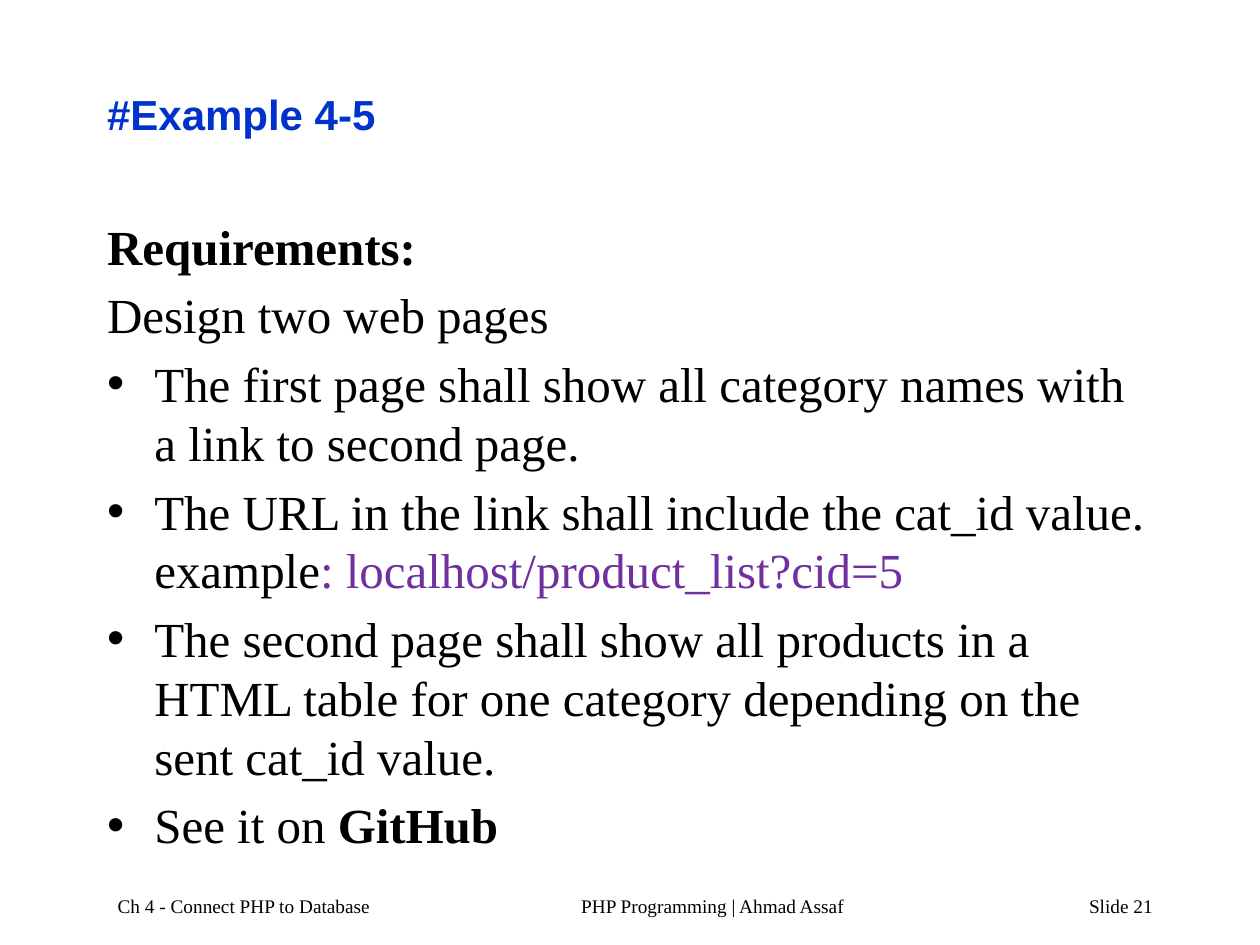
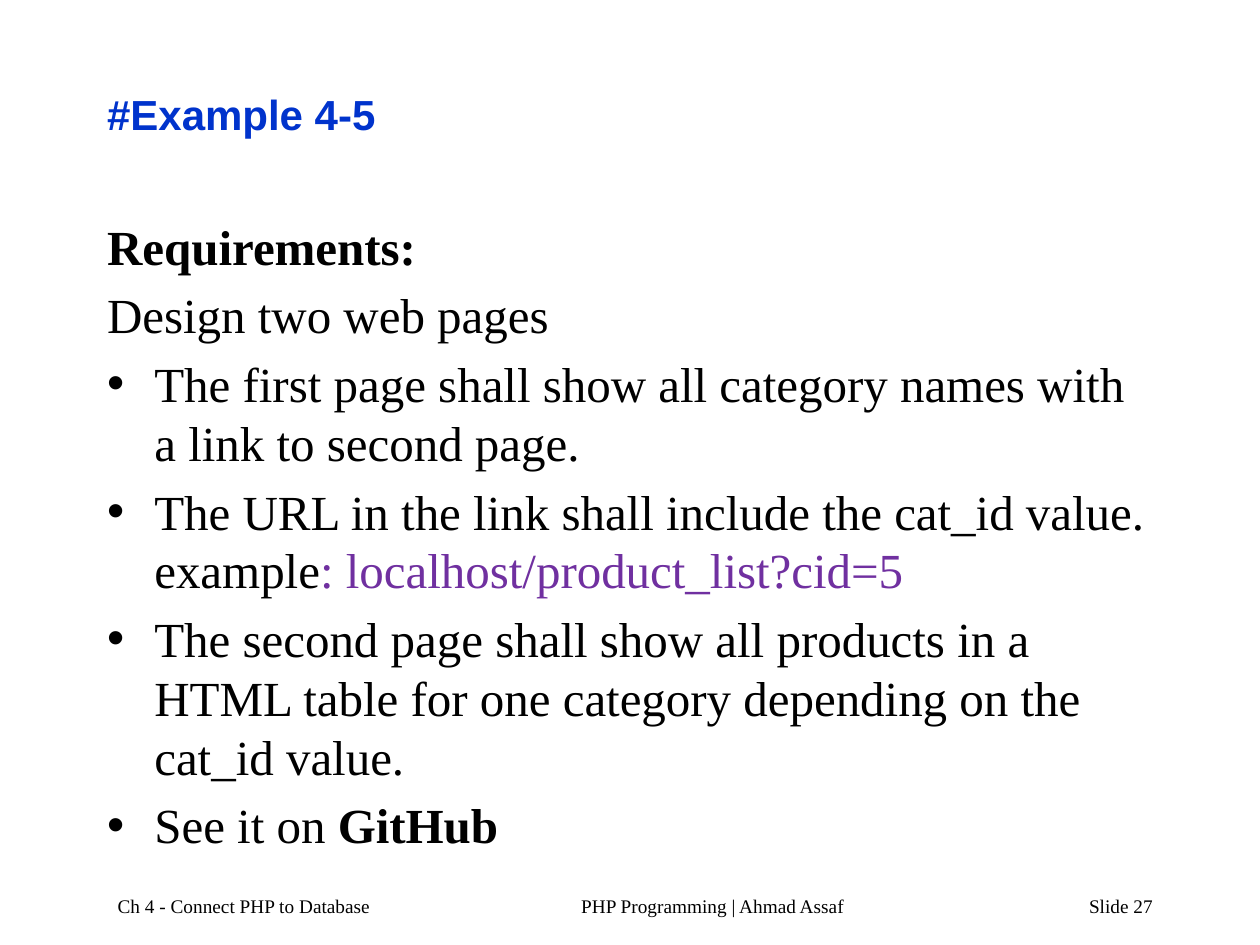
Before and after one commit to AhmadAssafCode/PHP2211, a slide deck: slide 27 of others/PHP-Ch4a.pptx (slide 21 before the commit). Drawn at 1260x945 pixels with LibreOffice and Linux fonts; fonts in the diff are those of the drawing. Boxes give left, top, right and bottom in pixels: in the first picture for what was removed or moved away, otherwise in the second. Text is boxed around its words. In the diff, an @@ line names an element or a change of style, - is before the commit and + after.

```diff
--- a/others/PHP-Ch4a.pptx
+++ b/others/PHP-Ch4a.pptx
@@ text at bbox=[154, 623, 1081, 782]: text changed @@
-• The second page shall show all products in a HTML table for one category depending on the sent cat_id value.
+• The second page shall show all products in a HTML table for one category depending on the cat_id value.
@@ page number at bbox=[1089, 899, 1152, 914]: text changed @@
-Slide 21
+Slide 27
```
Also in this commit, not shown: 6 other slides changed, 6 slides added, 1 other file.
